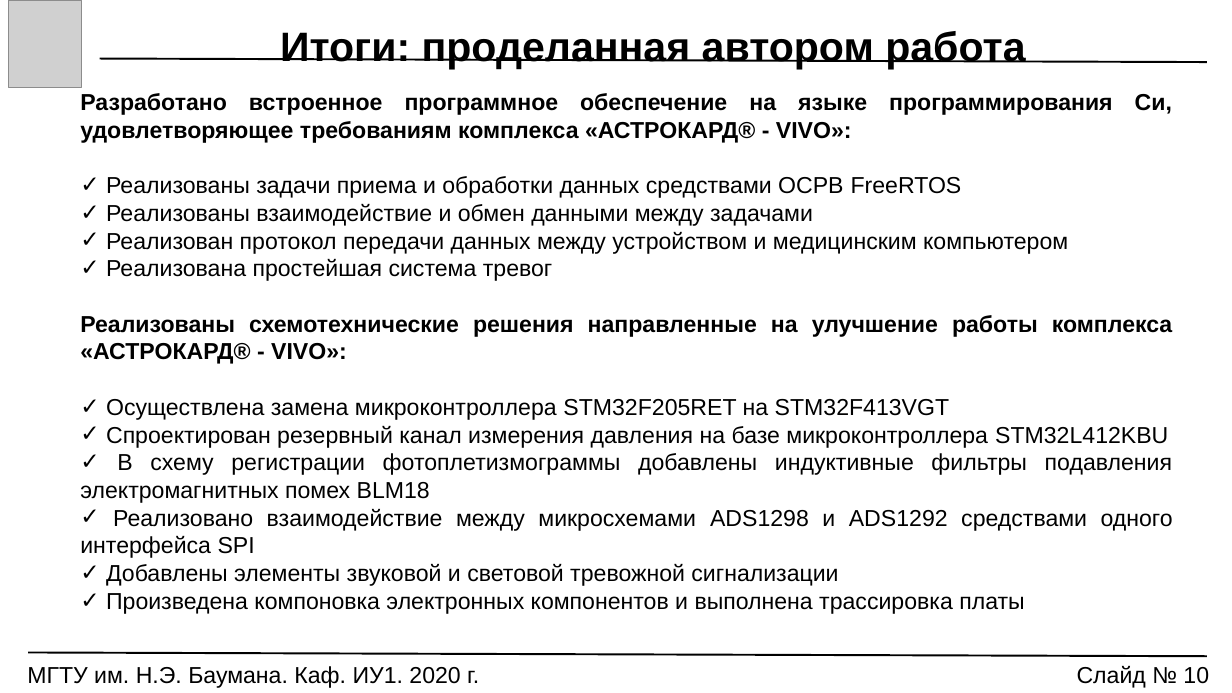
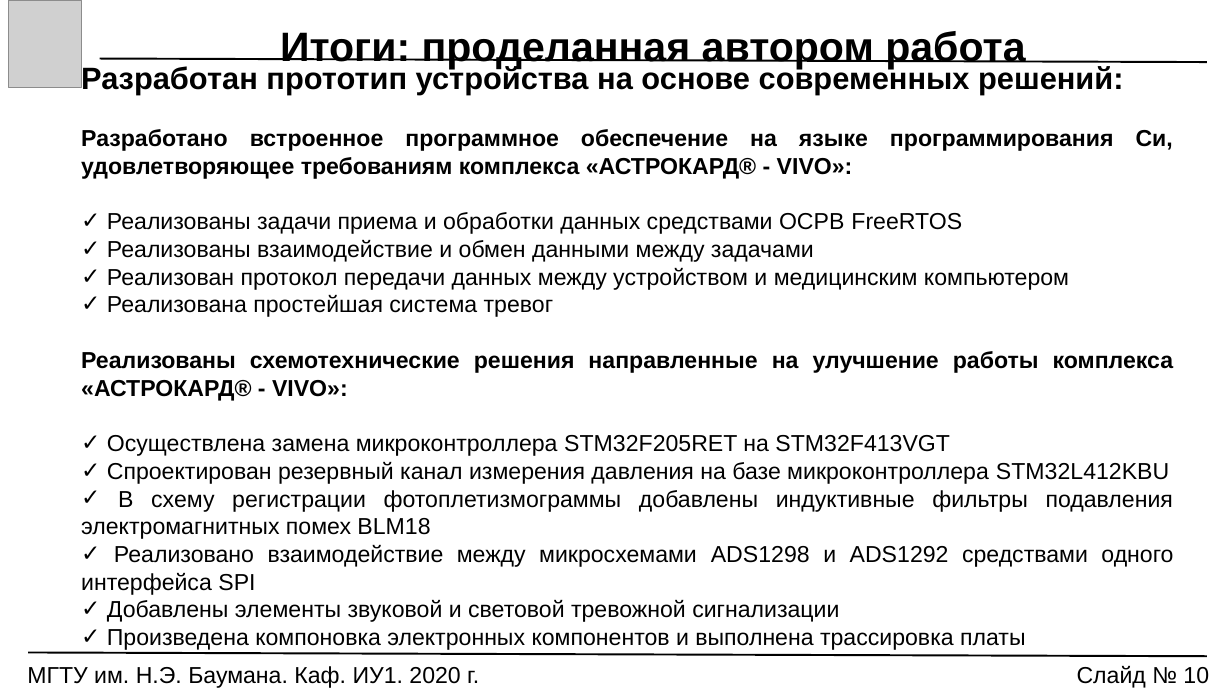
Before and after one commit to Markus85666/Graduation-Qualification-Work, a slide deck: slide 10 of РЕЧЬ_ПРЕЗЕНТАЦИЯ/VKR_Prezentatsia.pptx. Drawn at 1232x693 pixels with LibreOffice and Linux fonts; fonts in the diff are those of the drawing; grey boxes stand for pictures. Boxes give left, top, right and bottom in pixels: in the first picture for what was removed or moved away, otherwise in the second. Text is boxed around its words. In the diff, an @@ line names an element or a change of style, - is before the commit and + after.

```diff
--- a/РЕЧЬ_ПРЕЗЕНТАЦИЯ/VKR_Prezentatsia.pptx
+++ b/РЕЧЬ_ПРЕЗЕНТАЦИЯ/VKR_Prezentatsia.pptx
@@ text "Разработан прототип устройства на основе ...": place and size @@
-text "Разработан прототип устройства на основе ..." at box(80, 93, 1173, 614)
+text "Разработан прототип устройства на основе ..." at box(81, 65, 1174, 650)
@@ text at box(81, 65, 1123, 95): paragraph added @@
+Разработан прототип устройства на основе современных решений:
```
Also in this commit, not shown: 2 other slides changed, 2 other files.
